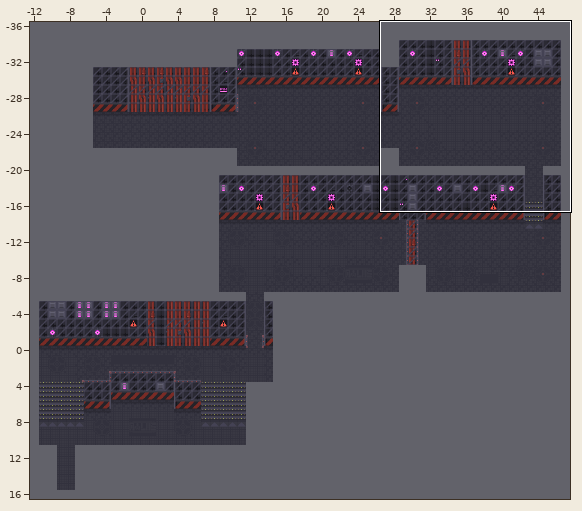
Level history. Tiled map: Rooms/Area5/5-2/5-2.tmx. Above, an overview of the earlier version with the close-up marked.
Close-up. Old version:
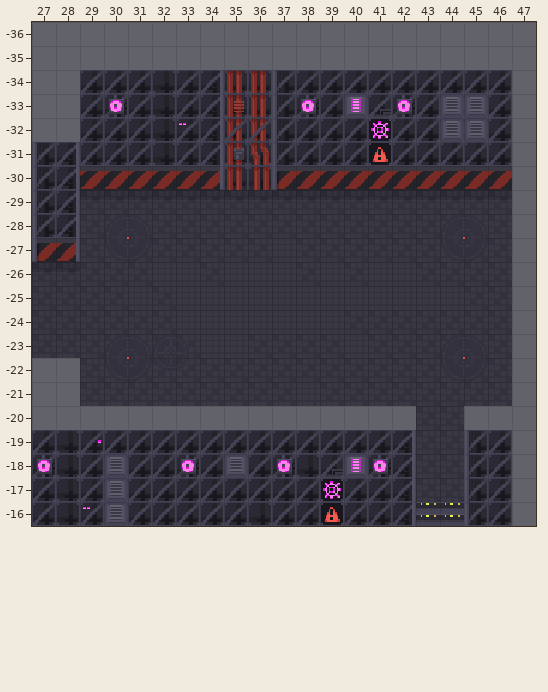
Cells are 16x16 px. Shown: x 27..47, y -36..-16. The commit also changed other parts of the map, which this record leaves out.
New version:
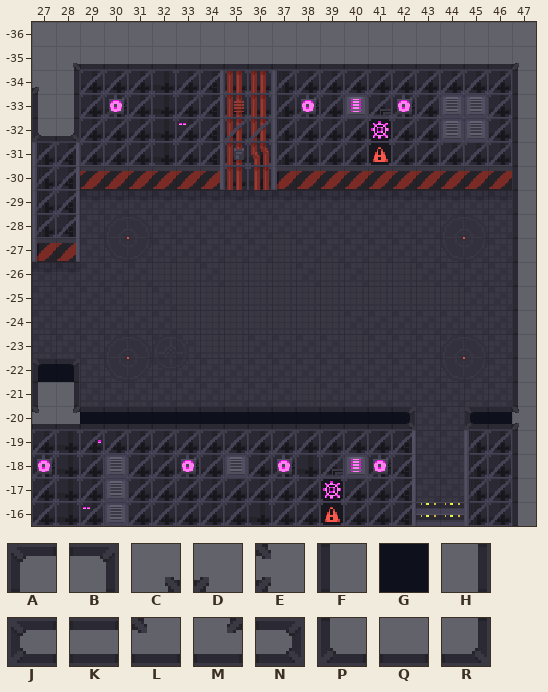
Key: from "bg_glasstown_02": A 576, B 578, C 579, D 580, E 585, F 608, G 609, H 610, J 613, K 614, L 615, M 616, N 617, P 640, Q 641, R 642.
_ is an empty cell.
Tiles of an added or newly shown layer are drawn over the layers below it.
What changed:
{"where": "layer \"BlackAbove\" (added)"}
{"y":-22,"x":27,"old":"__","new":"GG"}
{"y":-20,"x":29,"old":"______________","new":"GGGGGGGGGGGGGG"}
{"y":-20,"x":45,"old":"__","new":"GG"}
{"where": "layer \"WallEdges\" (added)"}
{"y":-35,"x":28,"old":"____________________","new":"CQQQQQQQQQQQQQQQQQQD"}
{"y":-34,"x":27,"old":"__","new":"DH"}
{"y":-34,"x":47,"old":"_","new":"F"}
{"y":-33,"x":27,"old":"__","new":"FH"}
{"y":-33,"x":47,"old":"_","new":"F"}
{"y":-32,"x":27,"old":"__","new":"PR"}
{"y":-32,"x":47,"old":"_","new":"F"}
{"y":-31,"x":47,"old":"_","new":"F"}
{"y":-30,"x":47,"old":"_","new":"F"}
{"y":-29,"x":47,"old":"_","new":"F"}
{"y":-28,"x":47,"old":"_","new":"F"}
{"y":-27,"x":47,"old":"_","new":"F"}
{"y":-26,"x":47,"old":"_","new":"F"}
{"y":-25,"x":47,"old":"_","new":"F"}
{"y":-24,"x":47,"old":"_","new":"F"}
{"y":-23,"x":47,"old":"_","new":"F"}
{"y":-22,"x":27,"old":"__","new":"AB"}
{"y":-22,"x":47,"old":"_","new":"F"}
{"y":-21,"x":27,"old":"__","new":"FH"}
{"y":-21,"x":47,"old":"_","new":"F"}
{"y":-20,"x":27,"old":"________________","new":"LMKKKKKKKKKKKKKN"}
{"y":-20,"x":45,"old":"___","new":"JKE"}
{"y":-19,"x":47,"old":"_","new":"F"}
{"y":-18,"x":47,"old":"_","new":"F"}
{"y":-17,"x":47,"old":"_","new":"F"}
{"y":-16,"x":47,"old":"_","new":"F"}
